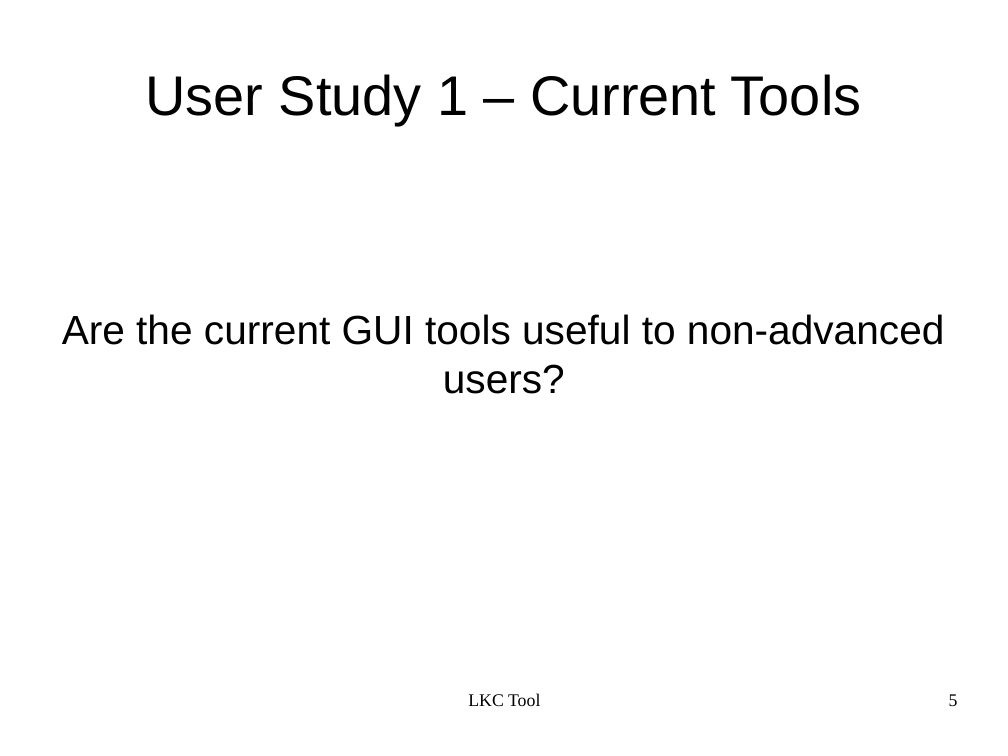
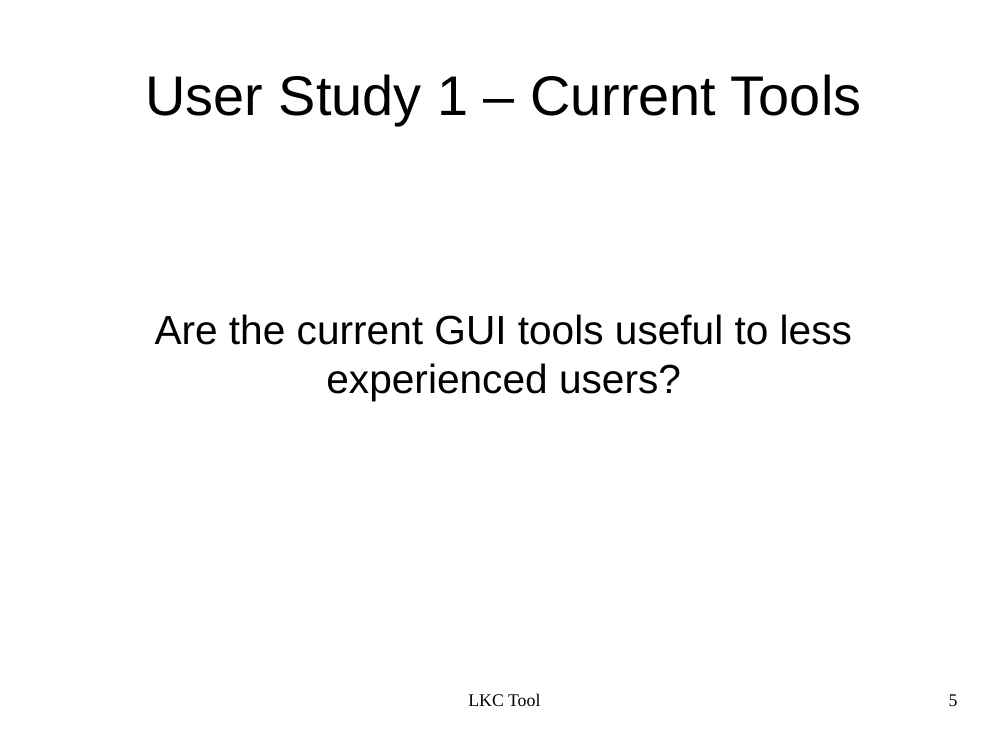
Before and after one commit to kbak/lkc, a slide deck: slide 5 of presentation/lkc.odp. Drawn at 1008x756 pixels with LibreOffice and Linux fonts; fonts in the diff are those of the drawing. Boxes give left, top, right and bottom in pixels: in the first picture for what was removed or moved away, otherwise in the second. Text is boxed around its words. In the diff, an @@ line names an element or a change of style, - is before the commit and + after.

```diff
--- a/presentation/lkc.odp
+++ b/presentation/lkc.odp
@@ subtitle at [155,314,852,401]: text changed @@
-Are the current GUI tools useful to non-advanced users?
+Are the current GUI tools useful to less experienced users?
```
Also in this commit, not shown: 15 other slides changed, 3 slides added.
